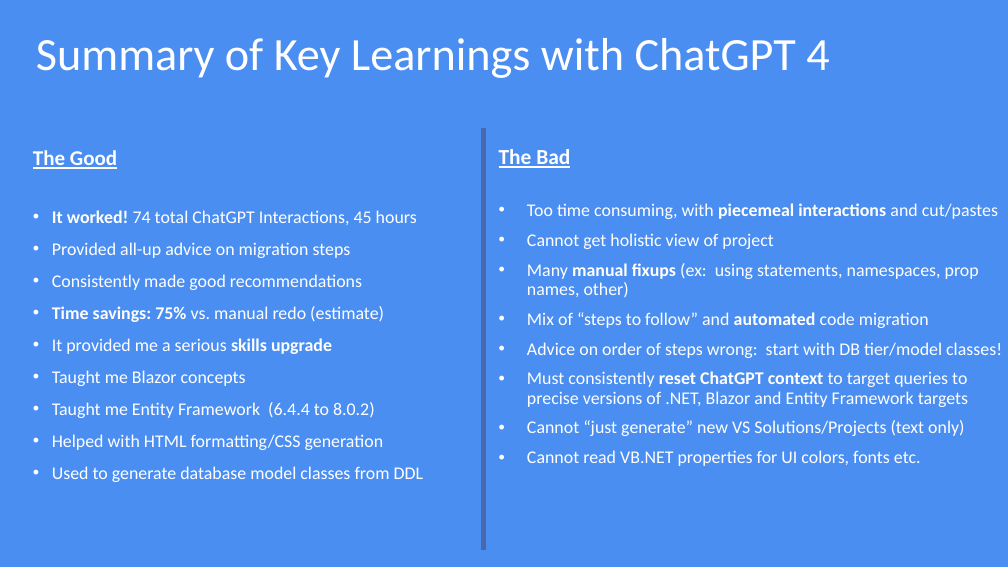
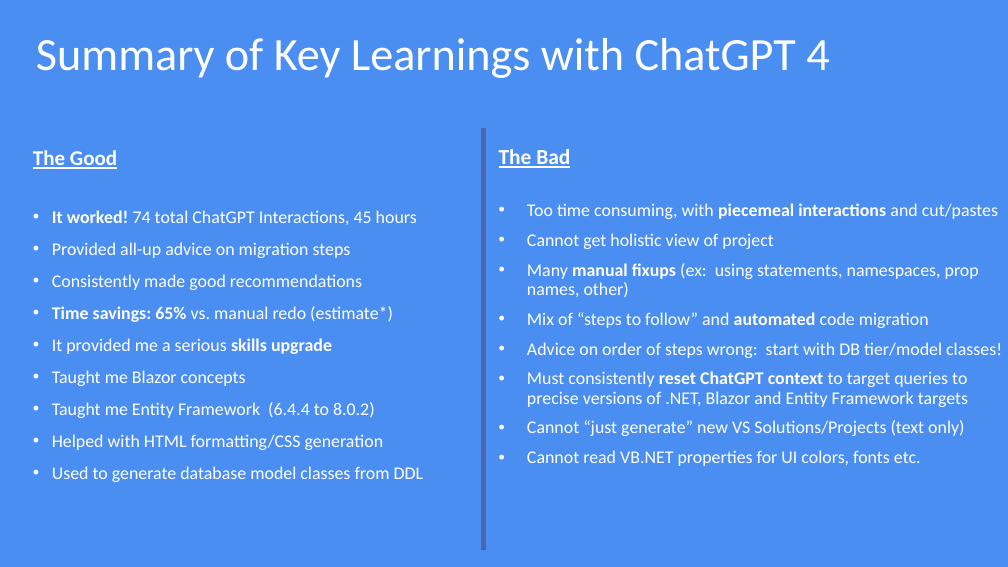
Before and after one commit to ddskier/TradeBlazorApp, a slide deck: slide 4 of wwwroot/GAPMoblize_Project_Final_3_1_2024.pptx. Drawn at 1008x567 pixels with LibreOffice and Linux fonts; fonts in the diff are those of the drawing. Boxes give left, top, right and bottom in pixels: in the first picture for what was removed or moved away, otherwise in the second. Text is boxed around its words. In the diff, an @@ line names an element or a change of style, - is before the commit and + after.

```diff
--- a/wwwroot/GAPMoblize_Project_Final_3_1_2024.pptx
+++ b/wwwroot/GAPMoblize_Project_Final_3_1_2024.pptx
@@ text at [52,306,393,322]: text changed @@
-• Time savings: 75% vs. manual redo (estimate)
+• Time savings: 65% vs. manual redo (estimate*)
```
Also in this commit, not shown: 1 other slide changed.
